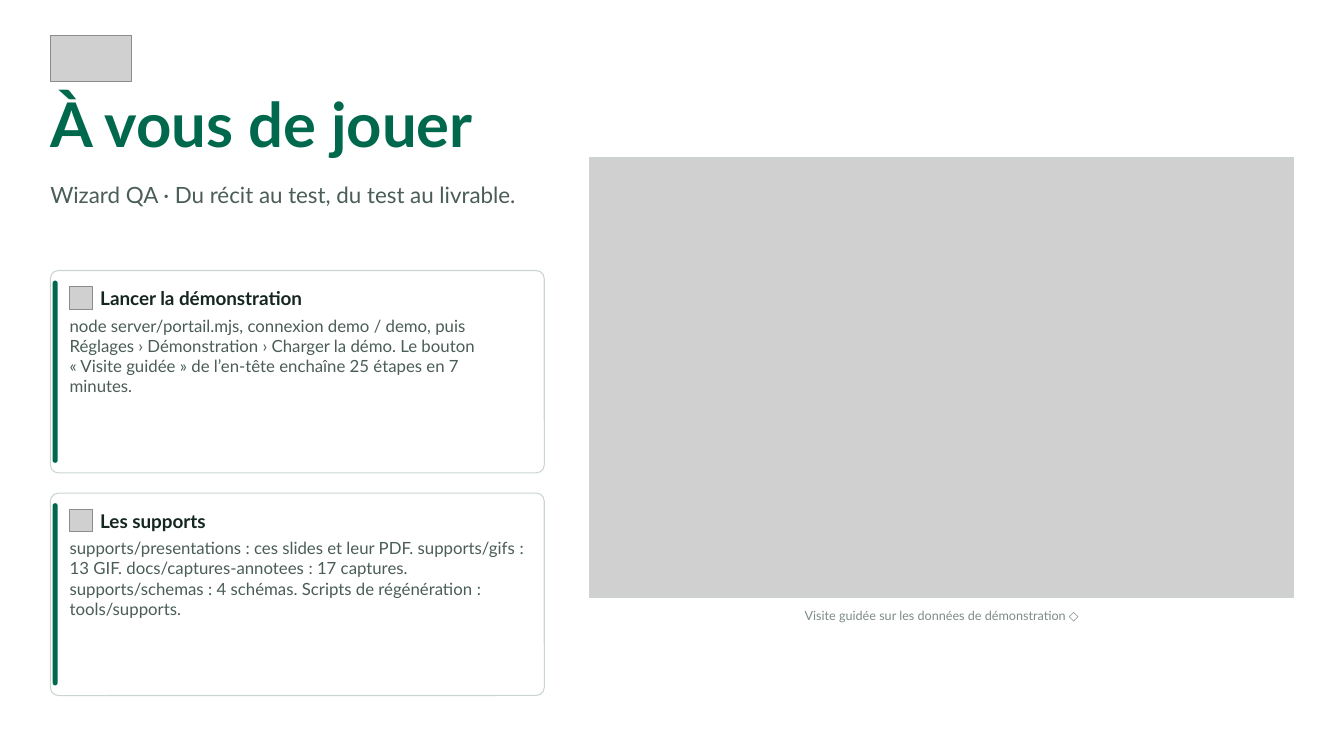
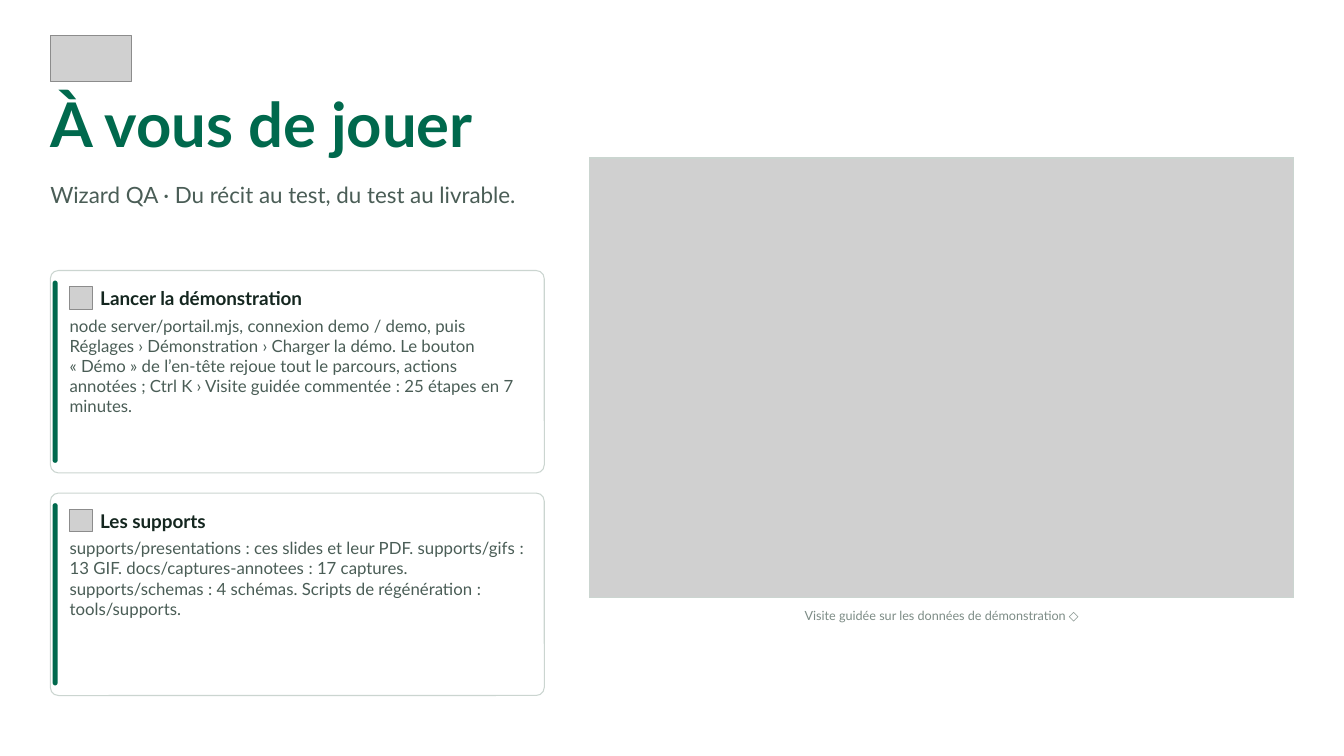
Before and after one commit to printableindustry-commits/qaassistant, a slide deck: slide 22 of supports/presentations/WizardQA-synthese.pptx. Drawn at 1344x756 pixels with LibreOffice and Linux fonts; fonts in the diff are those of the drawing; grey boxes stand for pictures. Boxes give left, top, right and bottom in pixels: in the first picture for what was removed or moved away, otherwise in the second. Text is boxed around its words. In the diff, an @@ line names an element or a change of style, - is before the commit and + after.

```diff
--- a/supports/presentations/WizardQA-synthese.pptx
+++ b/supports/presentations/WizardQA-synthese.pptx
@@ text at (70,319,514,412): text changed @@
-node server/portail.mjs, connexion demo / demo, puis Réglages › Démonstration › Charger la démo. Le bouton « Visite guidée » de l’en-tête enchaîne 25 étapes en 7 minutes.
+node server/portail.mjs, connexion demo / demo, puis Réglages › Démonstration › Charger la démo. Le bouton « Démo » de l’en-tête rejoue tout le parcours, actions annotées ; Ctrl K › Visite guidée commentée : 25 étapes en 7 minutes.
```
Also in this commit, not shown: 1 other slide changed, 57 other files.
